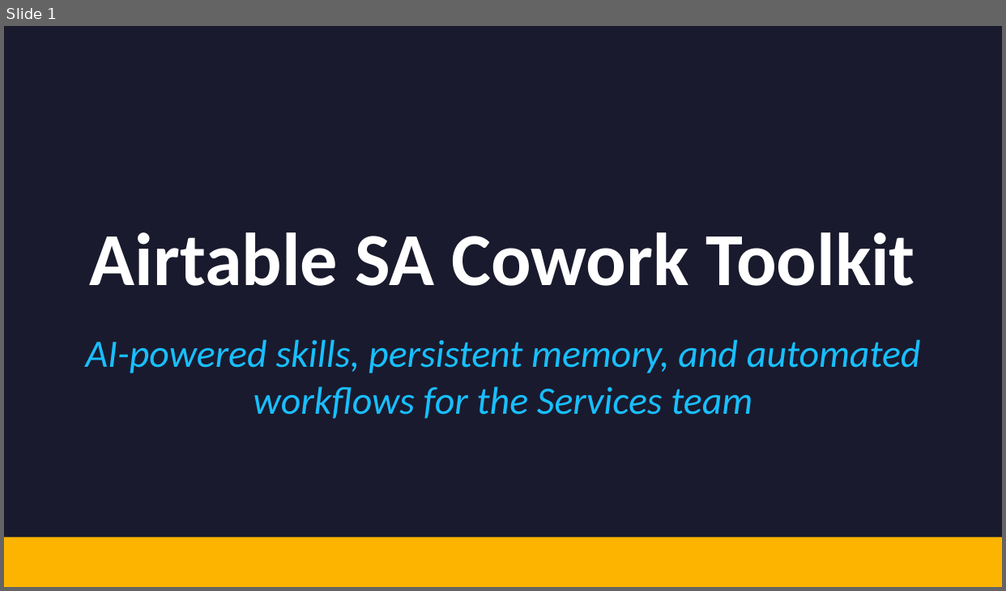
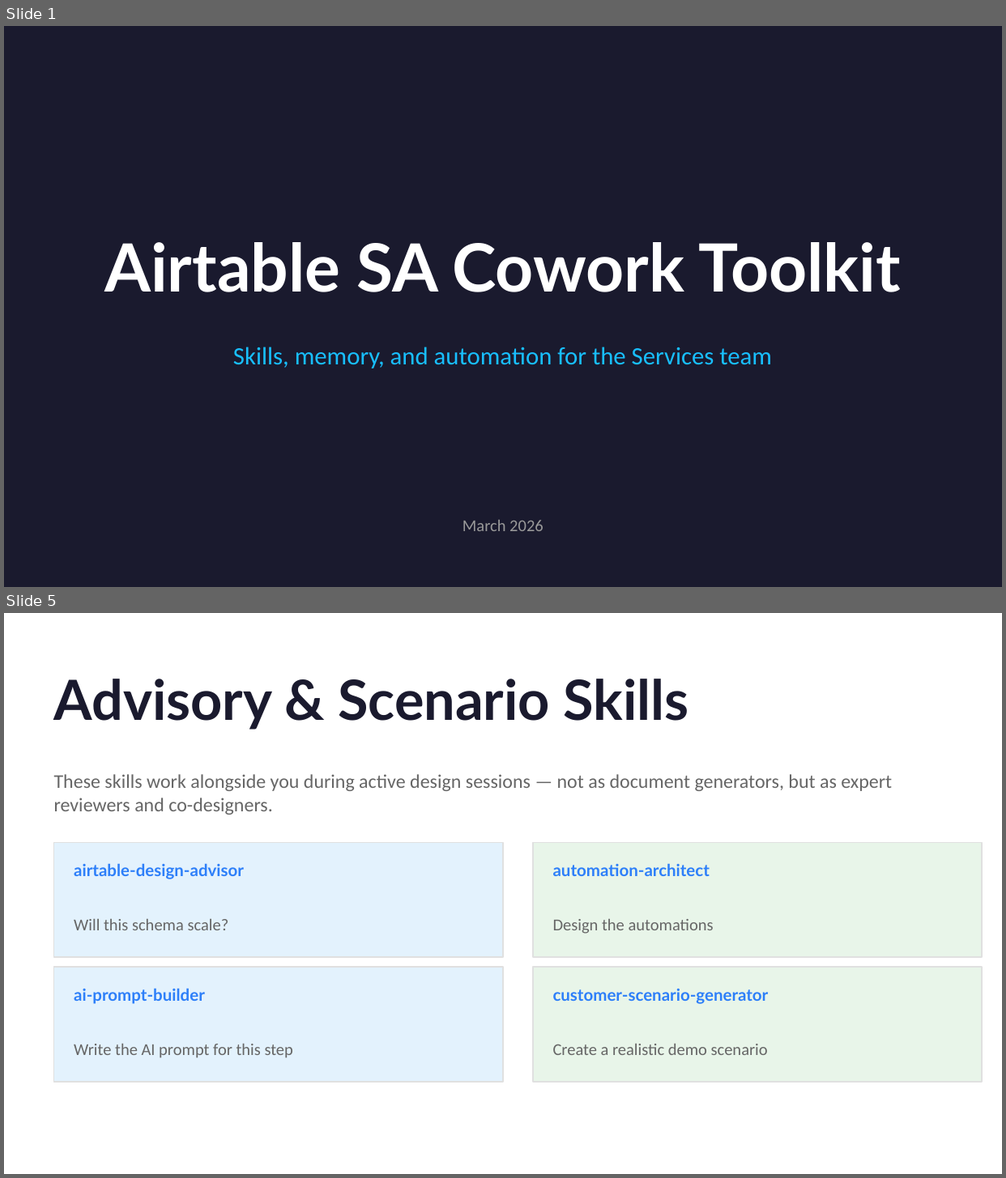
Before and after one commit to dsteven12/airtable-sa-skills, a slide deck: docs/SA-Cowork-Toolkit-Overview.pptx. Shown one above the other, each under a label of ours: slide 1 before the commit, slides 1 and 5 after it; the slides between them are not shown. The pictures are 1006x591 and 1006x1178 pixels, drawn with LibreOffice and Linux fonts; fonts in the diff are those of the drawing. Boxes give left, top, right and bottom in pixels: in the first picture for what was removed or moved away, otherwise in the second. Text is boxed around its words. In the diff, an @@ line names an element or a change of style, - is before the commit and + after.

Commit message:
Initial commit: 26 Cowork skills, vault scaffold, CLAUDE.md template, onboarding docs, overview deck

```diff
--- a/docs/SA-Cowork-Toolkit-Overview.pptx
+++ b/docs/SA-Cowork-Toolkit-Overview.pptx
@@ slide 5 added at (x1=4, y1=613, x2=1002, y2=1174), background #FFFFFF @@
@@ text added at (x1=54, y1=679, x2=689, y2=730), 40 pt, text #1A1A2E, bold @@
+Advisory & Scenario Skills
@@ text added at (x1=54, y1=774, x2=892, y2=815), 14 pt, text #666666 @@
+These skills work alongside you during active design sessions — not as document generators, but as expert reviewers and co-designers.
@@ rectangle added at (x1=54, y1=842, x2=503, y2=957), fill #E3F2FD, outline #E0E0E0 1 pt @@
@@ rectangle added at (x1=533, y1=842, x2=982, y2=957), fill #E8F5E9, outline #E0E0E0 1 pt @@
@@ text added at (x1=74, y1=863, x2=244, y2=879), 12 pt, text #2D7FF9, bold @@
+airtable-design-advisor
@@ text added at (x1=553, y1=863, x2=710, y2=876), 12 pt, text #2D7FF9, bold @@
+automation-architect
@@ text added at (x1=74, y1=919, x2=229, y2=931), 12 pt, text #666666 @@
+Will this schema scale?
@@ text added at (x1=553, y1=919, x2=714, y2=934), 12 pt, text #666666 @@
+Design the automations
@@ rectangle added at (x1=54, y1=967, x2=503, y2=1082), fill #E3F2FD, outline #E0E0E0 1 pt @@
@@ rectangle added at (x1=533, y1=967, x2=982, y2=1082), fill #E8F5E9, outline #E0E0E0 1 pt @@
@@ text added at (x1=74, y1=988, x2=205, y2=1004), 12 pt, text #2D7FF9, bold @@
+ai-prompt-builder
@@ text added at (x1=553, y1=989, x2=769, y2=1004), 12 pt, text #2D7FF9, bold @@
+customer-scenario-generator
@@ text added at (x1=74, y1=1044, x2=293, y2=1059), 12 pt, text #666666 @@
+Write the AI prompt for this step
@@ text added at (x1=553, y1=1044, x2=768, y2=1055), 12 pt, text #666666 @@
+Create a realistic demo scenario
@@ slide 1 changed as well @@
@@ text "Airtable SA Cowork Toolkit" at (x1=104, y1=242, x2=901, y2=292): size 54 to 48 pt, font Calibri to Lato @@
@@ text at (x1=233, y1=347, x2=772, y2=369): text changed; size 28 to 18 pt; italic off @@
-AI-powered skills, persistent memory, and automated workflows for the Services team
+Skills, memory, and automation for the Services team
@@ text added at (x1=462, y1=520, x2=543, y2=531), 12 pt, text #999999 @@
+March 2026
@@ rectangle removed at (x1=4, y1=537, x2=1002, y2=587) @@
```
Also in this commit, not shown: 10 other slides added, 11 slides removed.
